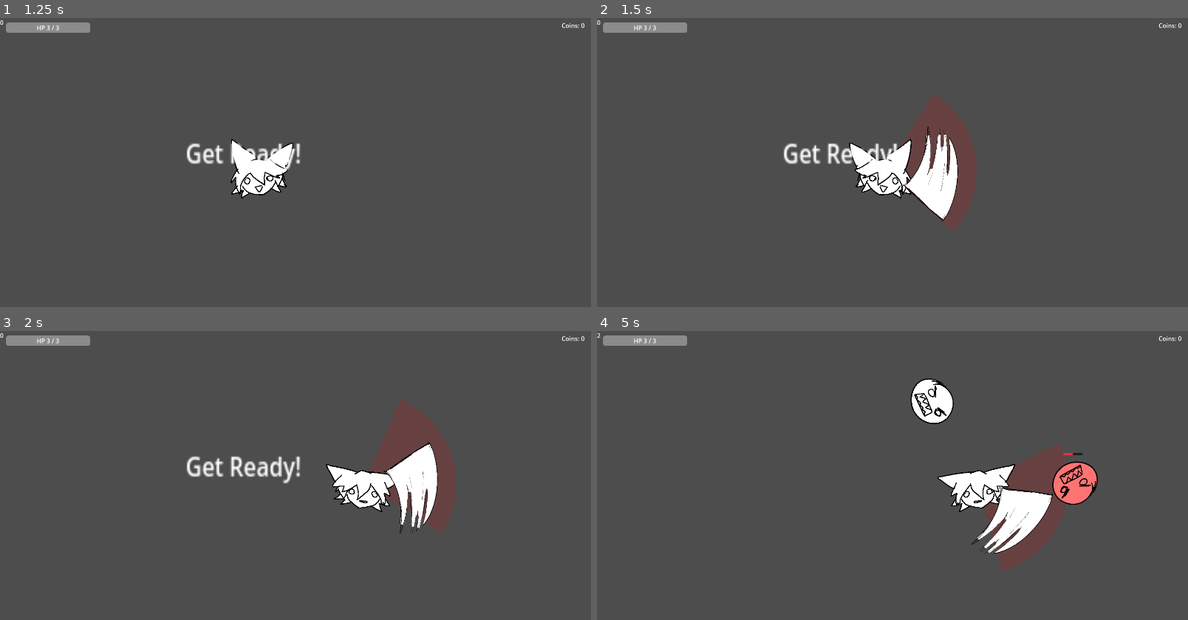
Above: before the commit, frames 1-4 (two rows, left to right).
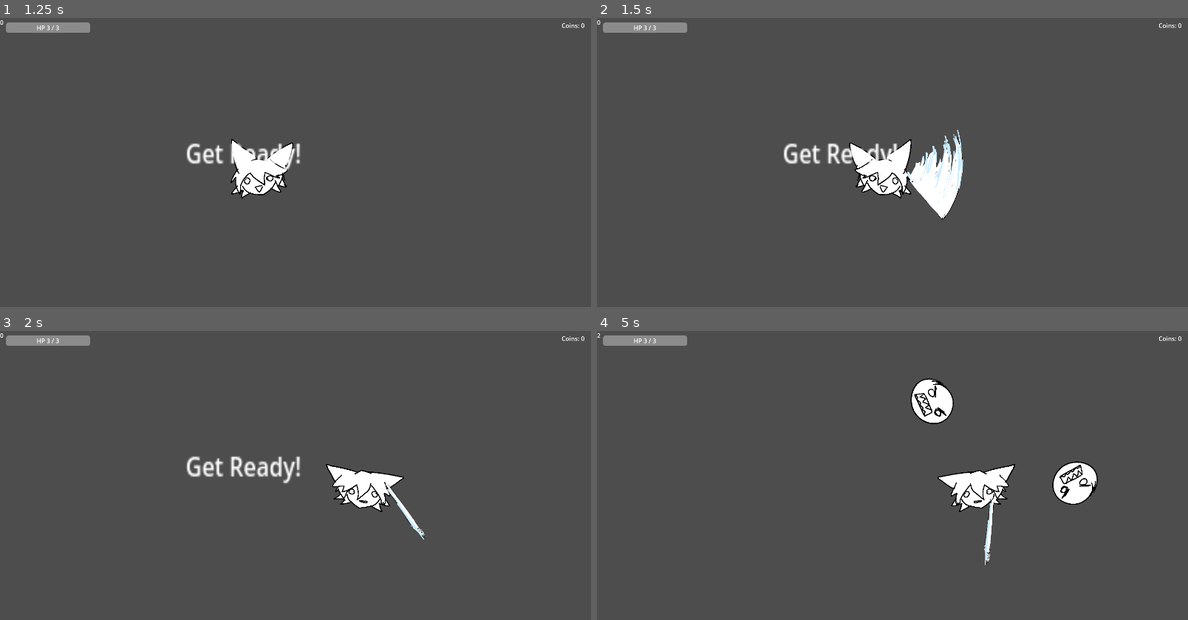
Above: after the commit, the same moments.

Repository: azazeliks/nicosimulator-0.1
Game: Godot game, scene res://main.tscn
Same seed, same stepped clock (60 frames per second), same inputs: the game is played once before the commit and once after it.
Inputs (mouse positions are in pixels of both pictures, inside the frame that each line leads up to):
- Up to frame 1 (1.25 s): click "START" at 0.5 s
- Up to frame 2 (1.5 s): tap Enter at 1.25 s; move the mouse to (1022, 148) at 1.27 s; hold D (move_right) from 1.28 s (still down); hold Space (attack) from 1.28 s (still down); click (1022, 148) at 1.42 s
- Up to frame 3 (2 s): keep holding D (move_right); keep holding Space (attack)
- Up to frame 4 (5 s): move the mouse to (774, 489) at 2.02 s; release D (move_right) at 2.03 s; release Space (attack) at 2.03 s; hold S (move_down) 2.03-2.78 s; tap Space (attack) at 2.1, 3.6 s; move the mouse to (951, 411) at 2.77 s; hold D (move_right) 2.78-3.53 s; hold Space (attack) 2.78-3.53 s; move the mouse to (862, 533) at 3.52 s; hold W (move_up) 3.53-4.28 s; click (862, 533) at 3.67 s; move the mouse to (1069, 518) at 4.27 s; hold A (move_left) from 4.28 s (still down); hold Space (attack) from 4.28 s (still down)

Frame 1 is identical in both runs. In frame 2, 2.9% of the frame differs, in the area x 51-65%, y 26-74%; in frame 3, 4.1%; in frame 4, 4.4%, in the area x 63-85%, y 38-84%.

Commit message:
addition of hold to attack, and improved animation for nico's slash

Diff:
--- a/player.gd
+++ b/player.gd
@@ -28,6 +28,7 @@
 @export var slash_scale := 1.0           # Extra size multiplier
 @export var slash_distance := 60.0       # How far from the player the slash orbits. The hit area still covers the gap
 @export var slash_flip_y := false        # Tick if the art's leading edge is on the other side (swings look backwards)
+@export var slash_angle_offset := 0.0    # Visual-only tilt in degrees, mirrored between the two swings. Positive leans the art forward (the way it is swinging), negative leans it back. The hit area never moves
 @export var debug_draw_attack := false   # Shows the real hit area in red, for lining up art
 
 const FADE_TIME := 0.12  # How long the placeholder trail lingers after a sweep
@@ -41,8 +42,8 @@
 var move_speed := 400.0
 var attack_damage := 1
 var attack_radius := 240.0
-var current_cooldown := 0.6    # attack_cooldown divided by the attack speed multiplier
-var current_sweep_time := 0.2  # sweep_time divided by the attack speed multiplier
+var current_cooldown := 0.6    # attack_cooldown divided by the attack speed multiplier (never less than the swing time)
+var current_sweep_time := 0.2  # How long a swing takes (same as sweep_time; attack speed doesn't change it)
 
 var _invuln_left := 0.0
 var _cooldown_left := 0.0
@@ -167,11 +168,12 @@
 	attack_damage = base_attack_damage + int(SaveData.bonus("damage"))
 	attack_radius = base_attack_radius * (1.0 + SaveData.bonus("attack_range"))
 	move_speed = speed + SaveData.bonus("speed")
-	# Attack speed: the bonus is a fraction (0.15 = 15% faster). It shortens both the
-	# swing itself (which also speeds up the slash animation) and the cooldown.
+	# Attack speed: the bonus is a fraction (0.15 = 15% faster). It only shortens the delay
+	# between attacks. The swing itself (and the slash animation) always takes sweep_time.
 	var attack_speed_mult := 1.0 + SaveData.bonus("attack_speed")
-	current_cooldown = attack_cooldown / attack_speed_mult
-	current_sweep_time = sweep_time / attack_speed_mult
+	current_sweep_time = sweep_time
+	# The delay never drops below the swing time, so one swing finishes before the next starts
+	current_cooldown = maxf(attack_cooldown / attack_speed_mult, current_sweep_time)
 
 
 func take_damage(amount: int = 1) -> void:
@@ -349,13 +351,18 @@
 	# The art fills the space from the orbit distance out to the attack range
 	var visible_length := maxf(attack_radius - slash_distance, 1.0)
 	var s: float = (visible_length / maxf(slash_art_length, 1.0)) * slash_scale
-	_slash_sprite.offset = -slash_pivot  # Puts the pivot pixel at the sprite's origin
-	_slash_sprite.rotation = deg_to_rad(-slash_art_angle)  # Turns the art so its middle points along +x
-	_slash_sprite.scale = Vector2(s, s)
-
 	# The second swing is a mirror image of the first (slash_flip_y swaps which one)
 	var mirror := (_sweep_dir < 0) != slash_flip_y
 	_slash_mirror.scale = Vector2(1.0, -1.0 if mirror else 1.0)
+
+	_slash_sprite.offset = -slash_pivot  # Puts the pivot pixel at the sprite's origin
+	# Turns the art so its middle points along +x, plus the visual-only tilt. The tilt follows the
+	# swing: on screen it is +offset (clockwise) for a clockwise swing and -offset for a counterclockwise
+	# one, so it leans the same way relative to the swing both times. The mirror node flips rotation
+	# direction on mirrored swings, which the last factor cancels out.
+	var tilt := deg_to_rad(slash_angle_offset) * float(_sweep_dir) * (-1.0 if mirror else 1.0)
+	_slash_sprite.rotation = deg_to_rad(-slash_art_angle) + tilt
+	_slash_sprite.scale = Vector2(s, s)
 	# Put the art's pivot on a circle around the player, directly along the blade's line.
 	# (The pivot node is turned by -dir * lead, so the blade sits at +dir * lead in its frame.)
 	var lead := float(_sweep_dir) * deg_to_rad(slash_lead_degrees)
--- a/player.tscn
+++ b/player.tscn
@@ -1,9 +1,28 @@
-[gd_scene load_steps=7 format=3 uid="uid://cfho1snx16w5t"]
+[gd_scene load_steps=10 format=3 uid="uid://cfho1snx16w5t"]
 
 [ext_resource type="Script" uid="uid://mb8f10h52q7a" path="res://player.gd" id="1_i3pqv"]
+[ext_resource type="Texture2D" uid="uid://gsylht6rbpol" path="res://slashstart.png" id="2_2hs0m"]
 [ext_resource type="Texture2D" uid="uid://b48emedwjkfdw" path="res://dumbcatface1.png" id="2_hqtel"]
 [ext_resource type="Texture2D" uid="uid://oeefebnoclv3" path="res://slash.png" id="2_sweqy"]
 [ext_resource type="Texture2D" uid="uid://b65ujt0nmnlha" path="res://dumbcatface2.png" id="3_sweqy"]
+[ext_resource type="Texture2D" uid="uid://dn6ui0aijq6ke" path="res://slashend.png" id="4_1jxqw"]
+
+[sub_resource type="SpriteFrames" id="SpriteFrames_dw050"]
+animations = [{
+"frames": [{
+"duration": 1.0,
+"texture": ExtResource("2_2hs0m")
+}, {
+"duration": 1.0,
+"texture": ExtResource("2_sweqy")
+}, {
+"duration": 1.0,
+"texture": ExtResource("4_1jxqw")
+}],
+"loop": true,
+"name": &"default",
+"speed": 5.0
+}]
 
 [sub_resource type="SpriteFrames" id="SpriteFrames_1jxqw"]
 animations = [{
@@ -68,9 +87,10 @@
 
 [node name="Player" type="Area2D"]
 script = ExtResource("1_i3pqv")
-slash_texture = ExtResource("2_sweqy")
+sweep_time = 0.3
+slash_frames = SubResource("SpriteFrames_dw050")
 slash_flip_y = true
-debug_draw_attack = true
+slash_angle_offset = 20.0
 
 [node name="AnimatedSprite2D" type="AnimatedSprite2D" parent="."]
 scale = Vector2(0.2, 0.2)
--- a/save_data.gd
+++ b/save_data.gd
@@ -18,7 +18,7 @@
 		"base_cost": 15, "growth": 1.6, "max_level": 5, "per_level": 1.0,
 	},
 	"damage": {
-		"name": "Claw Damage",
+		"name": "Slash Damage",
 		"desc": "+1 attack damage per level",
 		"base_cost": 20, "growth": 1.6, "max_level": 5, "per_level": 1.0,
 	},
Not shown, changed: DESIGN_NOTES.txt
Not shown, added: HANDOFF_NOTES.txt
Binary file changed: slash.png
Binary file added: slashend.png
Not shown, added: slashend.png.import
Binary file added: slashstart.png
Not shown, added: slashstart.png.import
Not shown, changed: files.zip
Not shown, removed: realnicosimulator2026.zip
